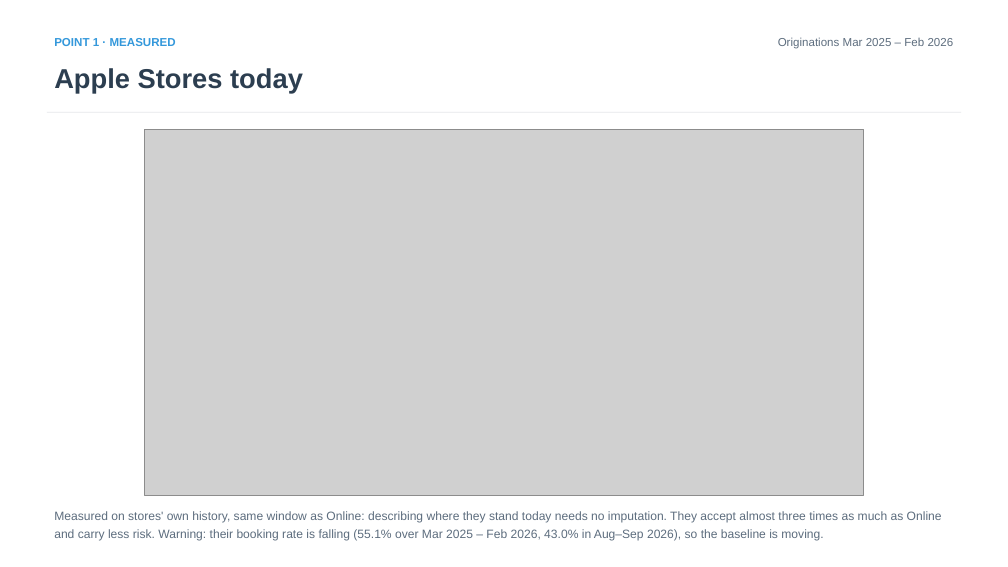
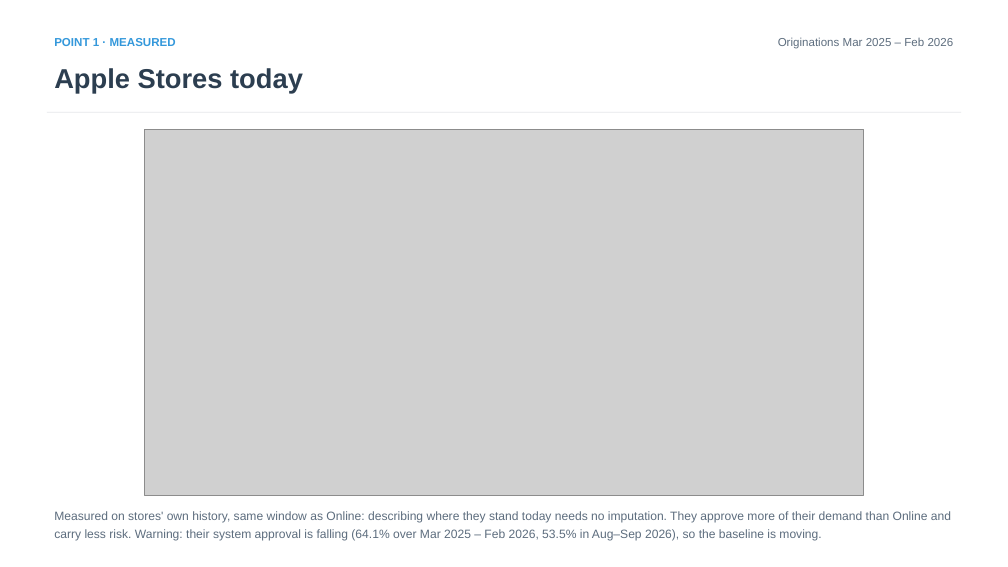
Before and after one commit to iocariz/scoring_tools, a slide deck: slide 5 of output/apple_deck/Apple_EFX_Study.pptx. Drawn at 1008x567 pixels with LibreOffice and Linux fonts; fonts in the diff are those of the drawing; grey boxes stand for pictures. Boxes give left, top, right and bottom in pixels: in the first picture for what was removed or moved away, otherwise in the second. Text is boxed around its words. In the diff, an @@ line names an element or a change of style, - is before the commit and + after.

```diff
--- a/output/apple_deck/Apple_EFX_Study.pptx
+++ b/output/apple_deck/Apple_EFX_Study.pptx
@@ text at [54, 511, 951, 540]: text changed @@
-Measured on stores' own history, same window as Online: describing where they stand today needs no imputation. They accept almost three times as much as Online and carry less risk. Warning: their booking rate is falling (55.1% over Mar 2025 – Feb 2026, 43.0% in Aug–Sep 2026), so the baseline is moving.
+Measured on stores' own history, same window as Online: describing where they stand today needs no imputation. They approve more of their demand than Online and carry less risk. Warning: their system approval is falling (64.1% over Mar 2025 – Feb 2026, 53.5% in Aug–Sep 2026), so the baseline is moving.
```
Also in this commit, not shown: 9 other slides changed, 5 other files.
